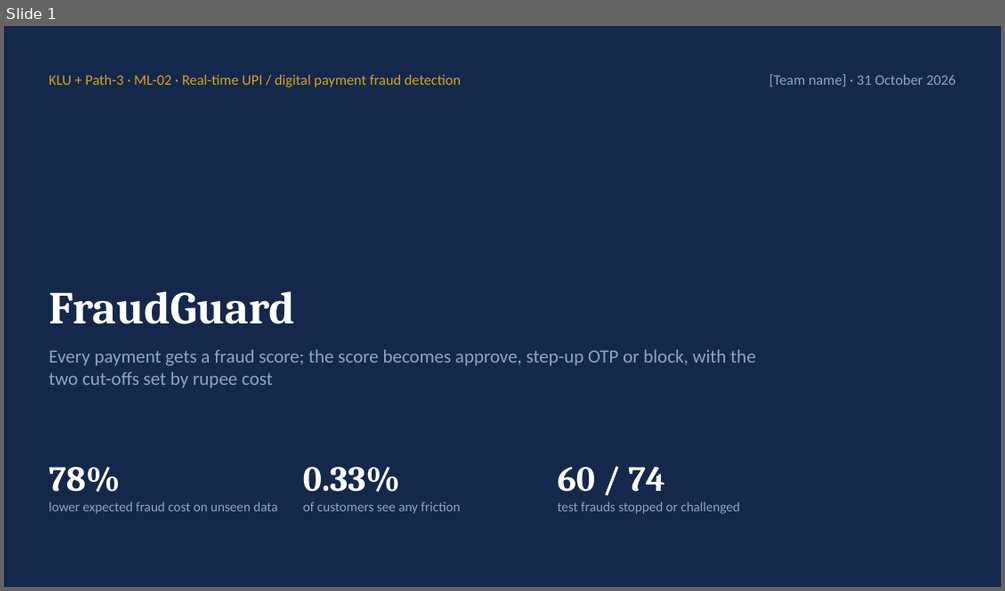
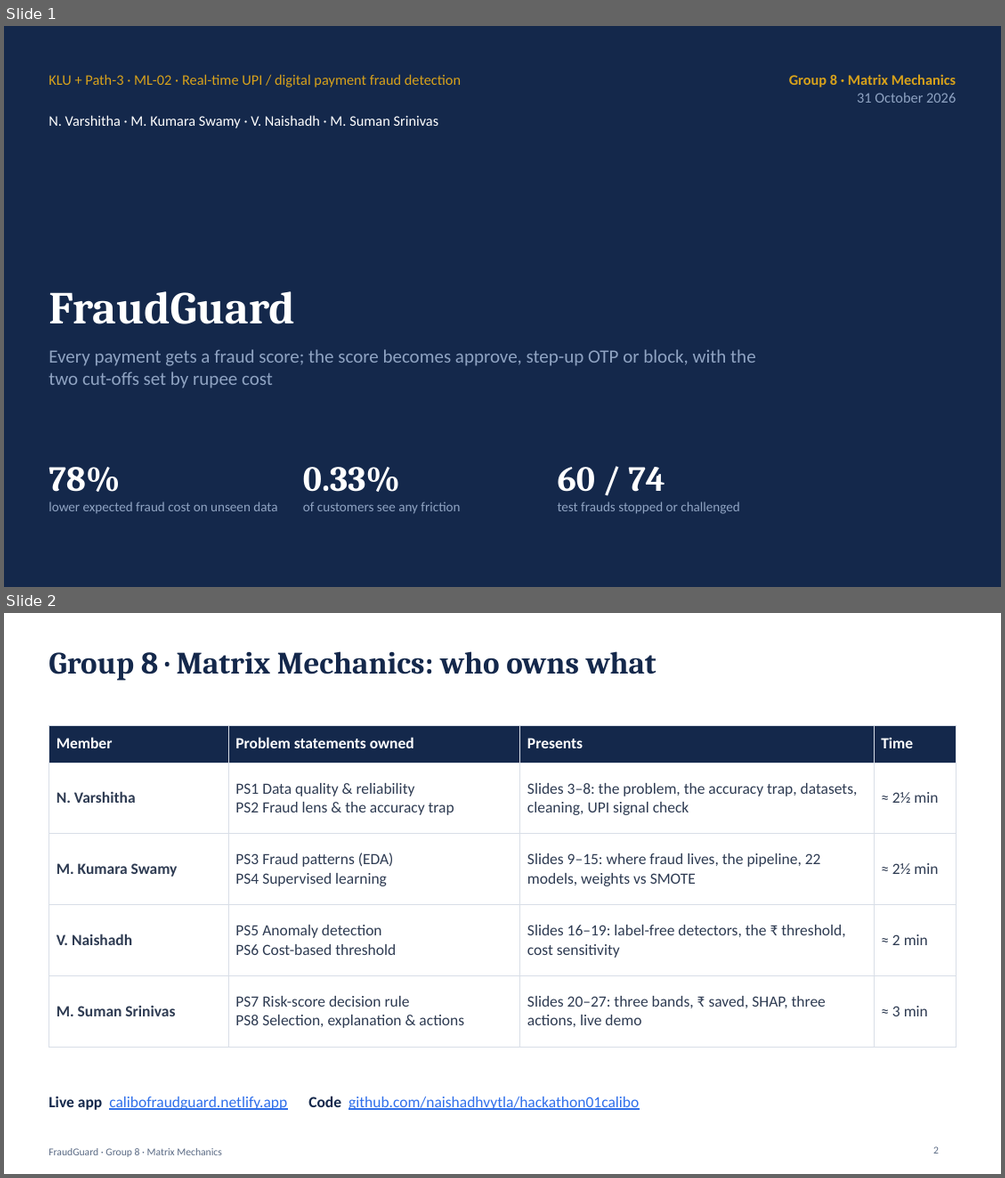
Before and after one commit to naishadhvytla/hackathon01calibo, a slide deck: docs/FraudGuard_Presentation.pptx. Shown one above the other, each under a label of ours: slide 1 before the commit, slides 1 and 2 after it. The pictures are 1005x591 and 1005x1178 pixels, drawn with LibreOffice and Linux fonts; fonts in the diff are those of the drawing. Boxes give left, top, right and bottom in pixels: in the first picture for what was removed or moved away, otherwise in the second. Text is boxed around its words. In the diff, an @@ line names an element or a change of style, - is before the commit and + after.

Commit message:
Team details, live URL, PS ownership; fix overlapping chart titles
- Group 8 · Matrix Mechanics, members and https://calibofraudguard.netlify.app/ in the deck, all Word documents, README, notebook, web app and Streamlit demo
- Problem-statement owners: PS1-2 N. Varshitha, PS3-4 M. Kumara Swamy, PS5-6 V. Naishadh, PS7-8 M. Suman Srinivas
- Deck: new team/ownership slide, presenter named on every slide, placeholders replaced, demo screenshots retaken (27 slides)
- Figures: super-titles moved above panel titles (fixes overlap on the fraud-by-amount/hour slide and six other charts); notebooks re-executed, every number unchanged
- README .docx: code blocks and table widths readable

```diff
--- a/docs/FraudGuard_Presentation.pptx
+++ b/docs/FraudGuard_Presentation.pptx
@@ slide 2 added at <box>4,613,1001,1174</box>, background #FFFFFF @@
@@ title added at <box>48,651,656,681</box>, 30 pt, text #14284B, bold @@
+Group 8 · Matrix Mechanics: who owns what
@@ table added at <box>48,725,956,1031</box>, 5 rows, 4 columns @@
+Member | Problem statements owned | Presents | Time
+N. Varshitha | PS1 Data quality & reliability / PS2 Fraud lens & the accuracy trap | Slides 3–8: the problem, the accuracy trap, datasets, cleaning, UPI signal check | ≈ 2½ min
+M. Kumara Swamy | PS3 Fraud patterns (EDA) / PS4 Supervised learning | Slides 9–15: where fraud lives, the pipeline, 22 models, weights vs SMOTE | ≈ 2½ min
+V. Naishadh | PS5 Anomaly detection / PS6 Cost-based threshold | Slides 16–19: label-free detectors, the ₹ threshold, cost sensitivity | ≈ 2 min
+M. Suman Srinivas | PS7 Risk-score decision rule / PS8 Selection, explanation & actions | Slides 20–27: three bands, ₹ saved, SHAP, three actions, live demo | ≈ 3 min
@@ text added at <box>48,1095,639,1110</box>, 15 pt, text #2F6FEB, underline @@
+Live app calibofraudguard.netlify.app Code github.com/naishadhvytla/hackathon01calibo
@@ page number added at <box>933,1146,938,1153</box>, 10 pt, text #5B6B85 @@
+2
@@ text added at <box>48,1148,222,1157</box>, 10 pt, text #5B6B85 @@
+FraudGuard · Group 8 · Matrix Mechanics
@@ slide 1 changed as well @@
@@ text at <box>789,74,955,103</box>: text changed; text colour #8FA3C2 to #D8A21B; bold on @@
-[Team name] · 31 October 2026
+Group 8 · Matrix Mechanics
+31 October 2026
@@ text added at <box>48,115,439,128</box>, 14 pt, text #FFFFFF @@
+N. Varshitha · M. Kumara Swamy · V. Naishadh · M. Suman Srinivas
```
Also in this commit, not shown: 25 other slides changed, 32 other files.
